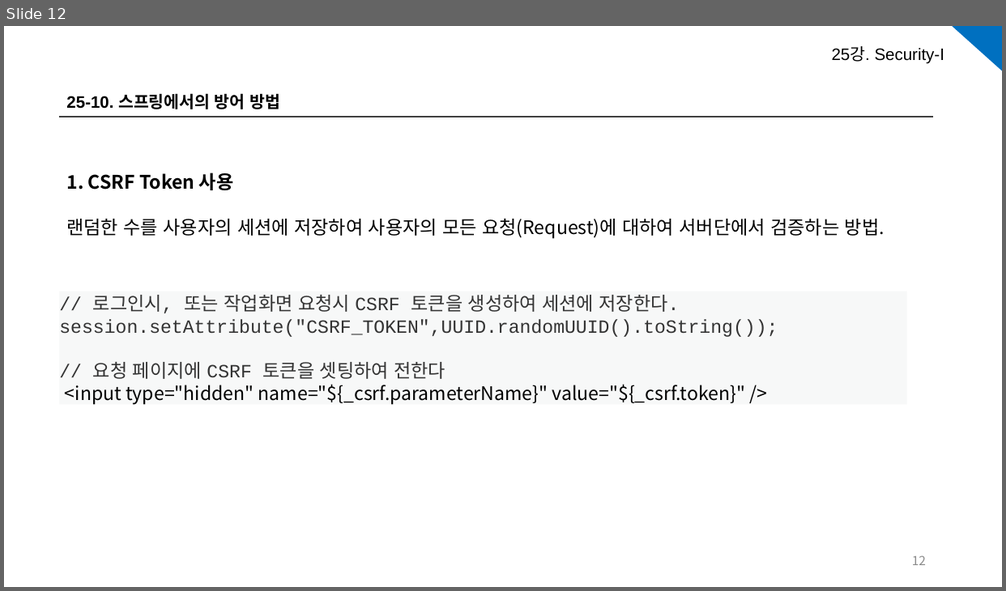
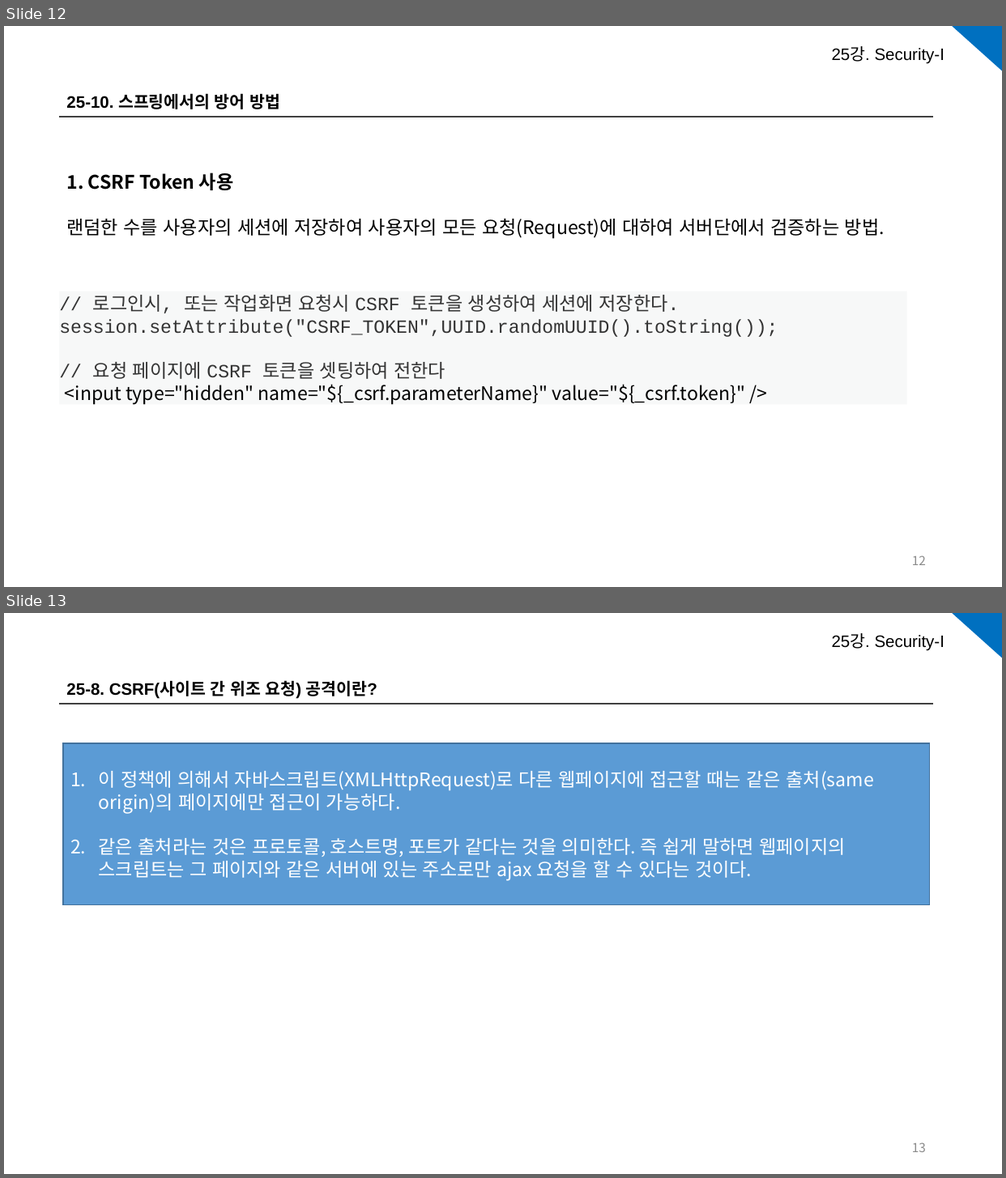
Before and after one commit to n3316202/spring_security_1, a slide deck: 시큐리티설명3/신입SW인력을_위한_실전_자바(Java)_스프링(Spring)_동영상과정_제25강_Security-입문-2 [자동 저장].pptx. Shown one above the other, each under a label of ours: slide 12 before the commit, slides 12 and 13 after it. The pictures are 1006x591 and 1006x1178 pixels, drawn with LibreOffice and Linux fonts; fonts in the diff are those of the drawing; background and template pictures are left out. Boxes give left, top, right and bottom in pixels: in the first picture for what was removed or moved away, otherwise in the second. Text is boxed around its words. In the diff, an @@ line names an element or a change of style, - is before the commit and + after.

Commit message:
ppt 접속

```diff
--- a/시큐리티설명3/신입SW인력을_위한_실전_자바(Java)_스프링(Spring)_동영상과정_제25강_Security-입문-2 [자동 저장].pptx
+++ b/시큐리티설명3/신입SW인력을_위한_실전_자바(Java)_스프링(Spring)_동영상과정_제25강_Security-입문-2 [자동 저장].pptx
@@ slide 13 added at box(4, 613, 1002, 1174), background #FFFFFF; not listed: 2 template elements that a slide beside it also shows @@
@@ text added at box(66, 680, 377, 699), 16 pt, text #000000, bold @@
+25-8. CSRF(사이트 간 위조 요청) 공격이란?
@@ line added from (59, 704) to (934, 704), #404040 1 pt @@
@@ rectangle added at box(63, 743, 930, 905), fill #5B9BD5, outline #43739E 1 pt, 18 pt, text #FFFFFF @@
+1. 이 정책에 의해서 자바스크립트(XMLHttpRequest)로 다른 웹페이지에 접근할 때는 같은 출처(same origin)의 페이지에만 접근이 가능하다.
+2. 같은 출처라는 것은 프로토콜, 호스트명, 포트가 같다는 것을 의미한다. 즉 쉽게 말하면 웹페이지의 스크립트는 그 페이지와 같은 서버에 있는 주소로만 ajax 요청을 할 수 있다는 것이다.
@@ page number added at box(912, 1143, 926, 1152), 12 pt, text #8C8C8C @@
+13
```
